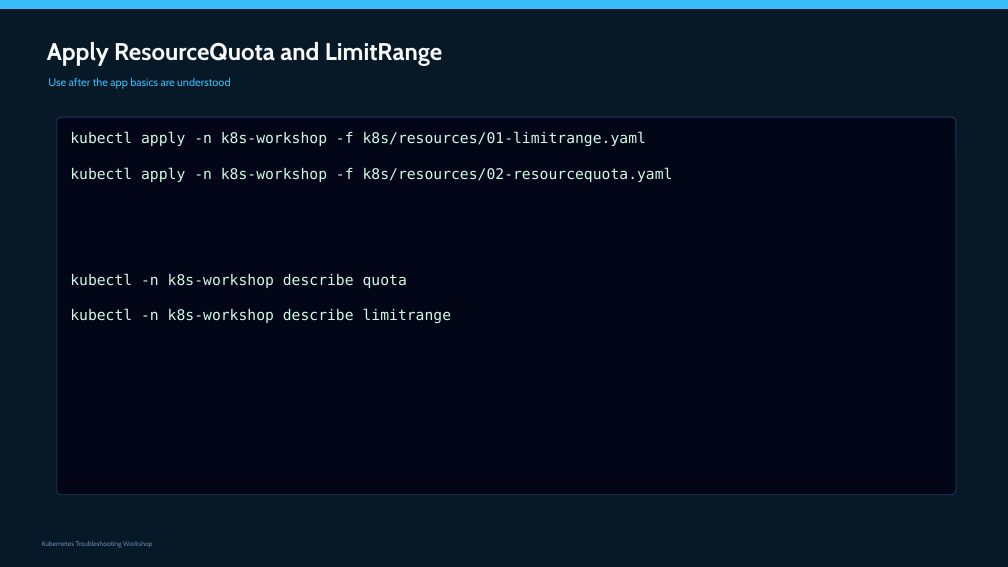
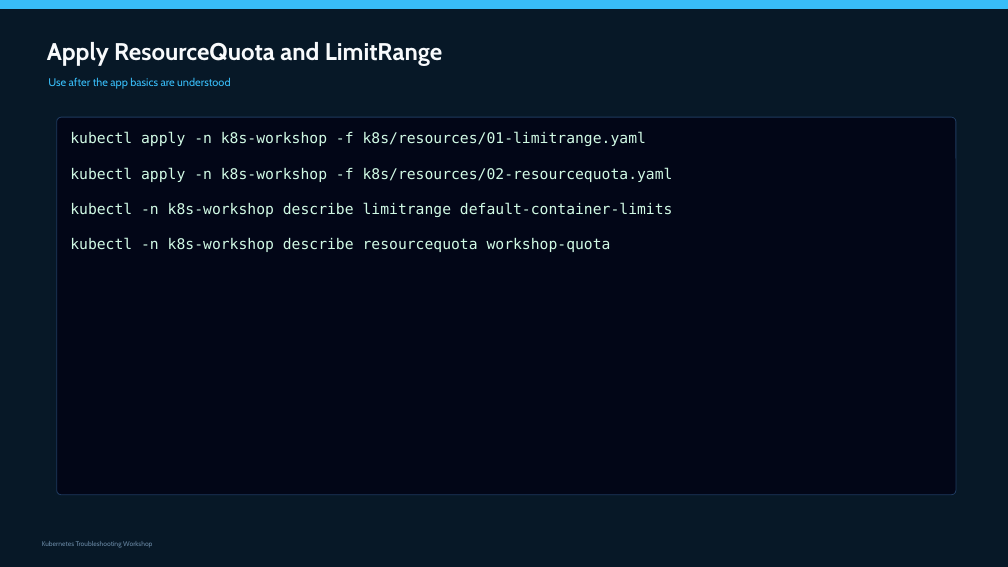
Before and after one commit to slaneslane/k8s-workshop-2, a slide deck: slide 101 of presentations/K8s_Troubleshooting_Workshop_FULL.pptx. Drawn at 1008x567 pixels with LibreOffice and Linux fonts; fonts in the diff are those of the drawing. Boxes give left, top, right and bottom in pixels: in the first picture for what was removed or moved away, otherwise in the second. Text is boxed around its words. In the diff, an @@ line names an element or a change of style, - is before the commit and + after.

```diff
--- a/presentations/K8s_Troubleshooting_Workshop_FULL.pptx
+++ b/presentations/K8s_Troubleshooting_Workshop_FULL.pptx
@@ text at <box>70,202,673,252</box>: text changed @@
-kubectl -n k8s-workshop describe quota
-kubectl -n k8s-workshop describe limitrange
+kubectl -n k8s-workshop describe limitrange default-container-limits
+kubectl -n k8s-workshop describe resourcequota workshop-quota
```
Also in this commit, not shown: 2 other slides changed, 3 other files.
